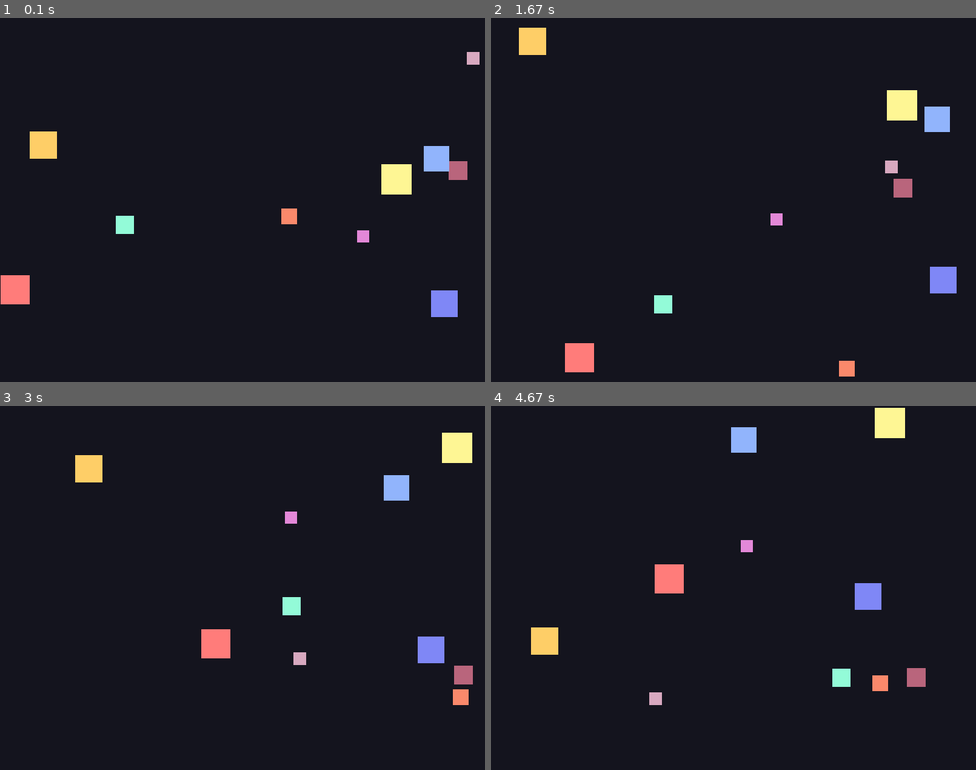
Above: before the commit, frames 1-4 (two rows, left to right).
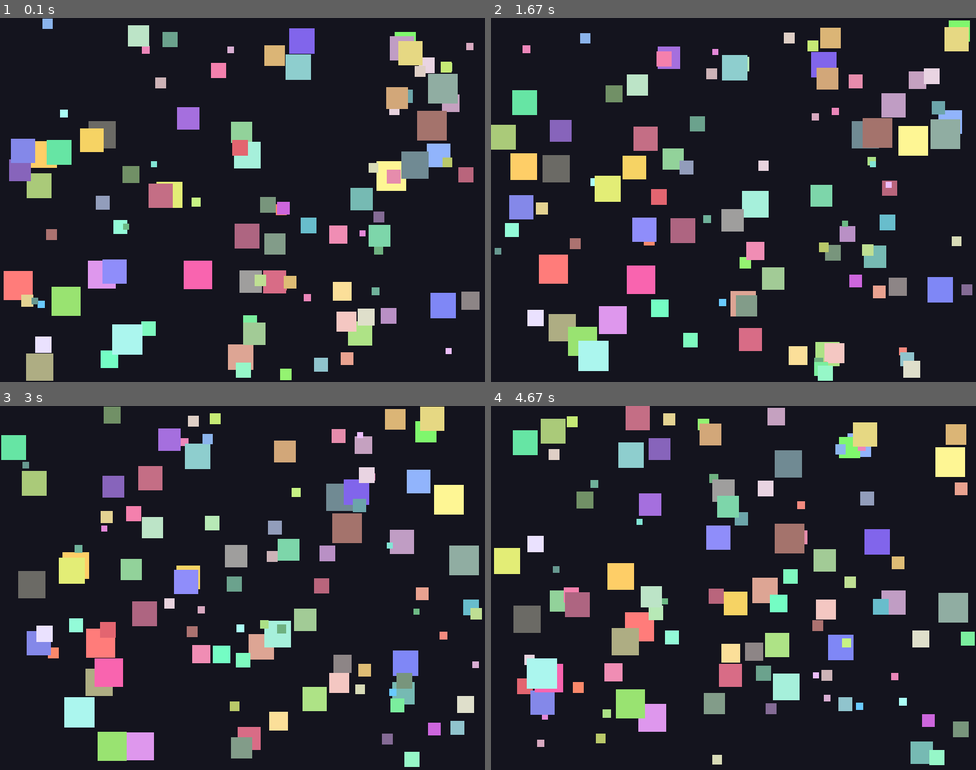
Above: after the commit, the same moments.

Repository: Krishnabansal2006/lab8-pygame
Game: pygame game, started from main.py
The game is run twice, just before and just after one commit, with the same random seed, the same clock (stepped at 60 frames per second) and the same inputs.
Inputs:
- Up to frame 1 (0.1 s): no input
- Up to frame 2 (1.67 s): no input
- Up to frame 3 (3 s): no input
- Up to frame 4 (4.67 s): no input

The runs differ from the first frame. In frame 1, 17% of the frame differs, in the area x 0-99%, y 0-100%; in frame 2, 20%; in frame 3, 21%; in frame 4, 21%, in the area x 0-100%, y 0-99%.

Commit message:
100 squares, max speed by size, jitter effect

Diff:
--- a/main.py
+++ b/main.py
@@ -1,11 +1,15 @@
 import random
+import math
 import pygame
 
 WIDTH = 800
 HEIGHT = 600
 FPS = 60
-NUM_SQUARES = 10
+NUM_SQUARES = 100
 BG_COLOR = (20, 20, 30)
+MIN_SIZE = 10
+MAX_SIZE = 50
+MAX_SPEED = 4.0
 
 
 class Square:
@@ -14,23 +18,24 @@
         self.y = y
         self.size = size
         self.color = color
-        self.vx = 0.0
-        self.vy = 0.0
-        self.direction_timer = 0
-        self.pick_new_direction()
-
-    def pick_new_direction(self) -> None:
-        self.vx = random.uniform(-3.0, 3.0)
-        self.vy = random.uniform(-3.0, 3.0)
-        self.direction_timer = random.randint(20, 90)
+        self.max_speed = MAX_SPEED * (MIN_SIZE / self.size)
+        self.jitter_timer = random.randint(20, 60)
+        angle = random.uniform(0, 2 * math.pi)
+        self.vx = self.max_speed * math.cos(angle)
+        self.vy = self.max_speed * math.sin(angle)
 
     def update(self, screen_w: int, screen_h: int) -> None:
+        self.jitter_timer -= 1
+        if self.jitter_timer <= 0:
+            angle = math.atan2(self.vy, self.vx)
+            angle += random.uniform(-0.05, 0.05)
+            speed = math.hypot(self.vx, self.vy)
+            self.vx = speed * math.cos(angle)
+            self.vy = speed * math.sin(angle)
+            self.jitter_timer = random.randint(30, 90)
+
         self.x += self.vx
         self.y += self.vy
-
-        self.direction_timer -= 1
-        if self.direction_timer <= 0:
-            self.pick_new_direction()
 
         if self.x < 0:
             self.x = 0
@@ -56,7 +61,7 @@
 def create_squares(n: int, screen_w: int, screen_h: int) -> list[Square]:
     squares: list[Square] = []
     for _ in range(n):
-        size = random.randint(20, 50)
+        size = random.randint(MIN_SIZE, MAX_SIZE)
         x = random.uniform(0, screen_w - size)
         y = random.uniform(0, screen_h - size)
         color = (random.randint(100, 255), random.randint(100, 255), random.randint(100, 255))
